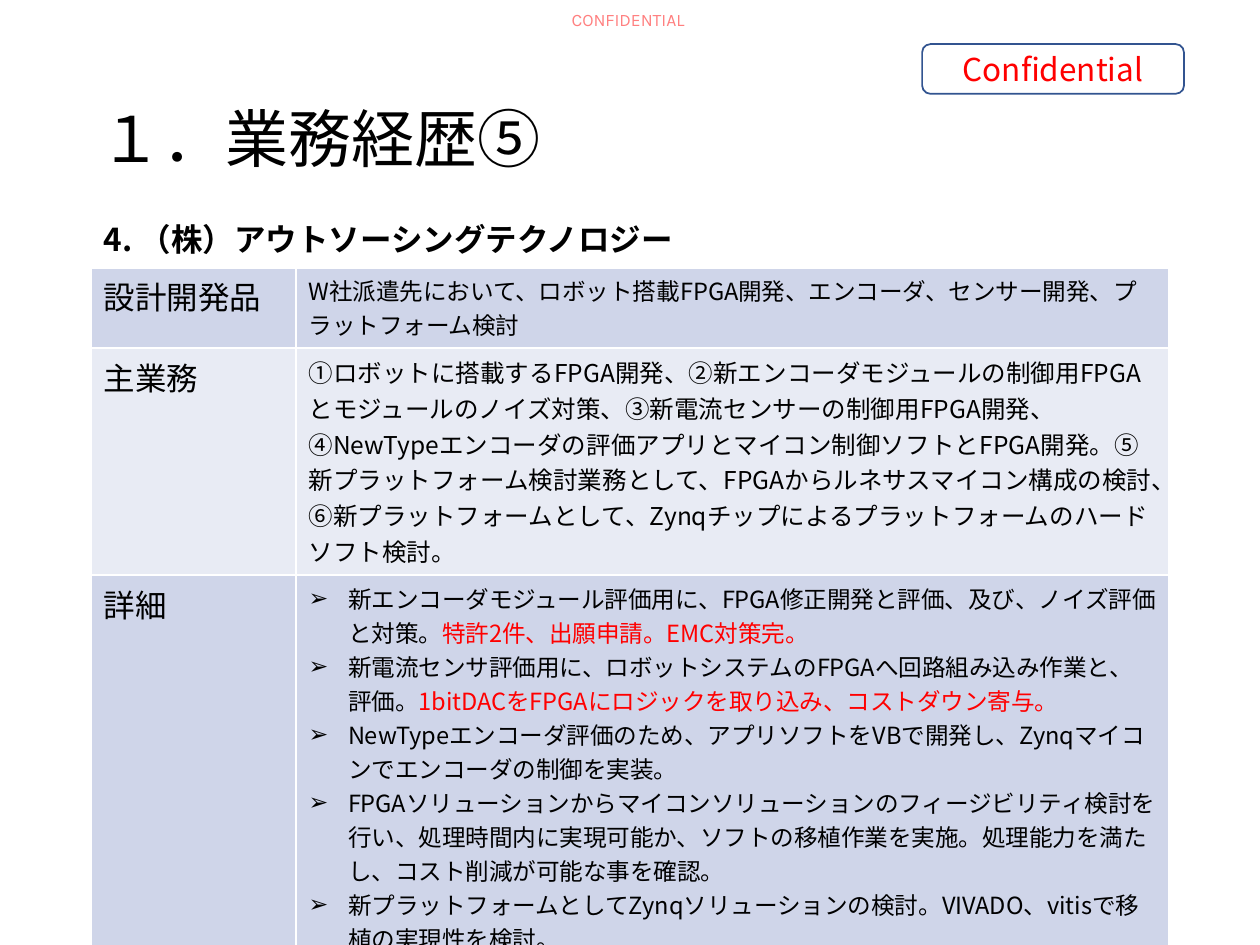
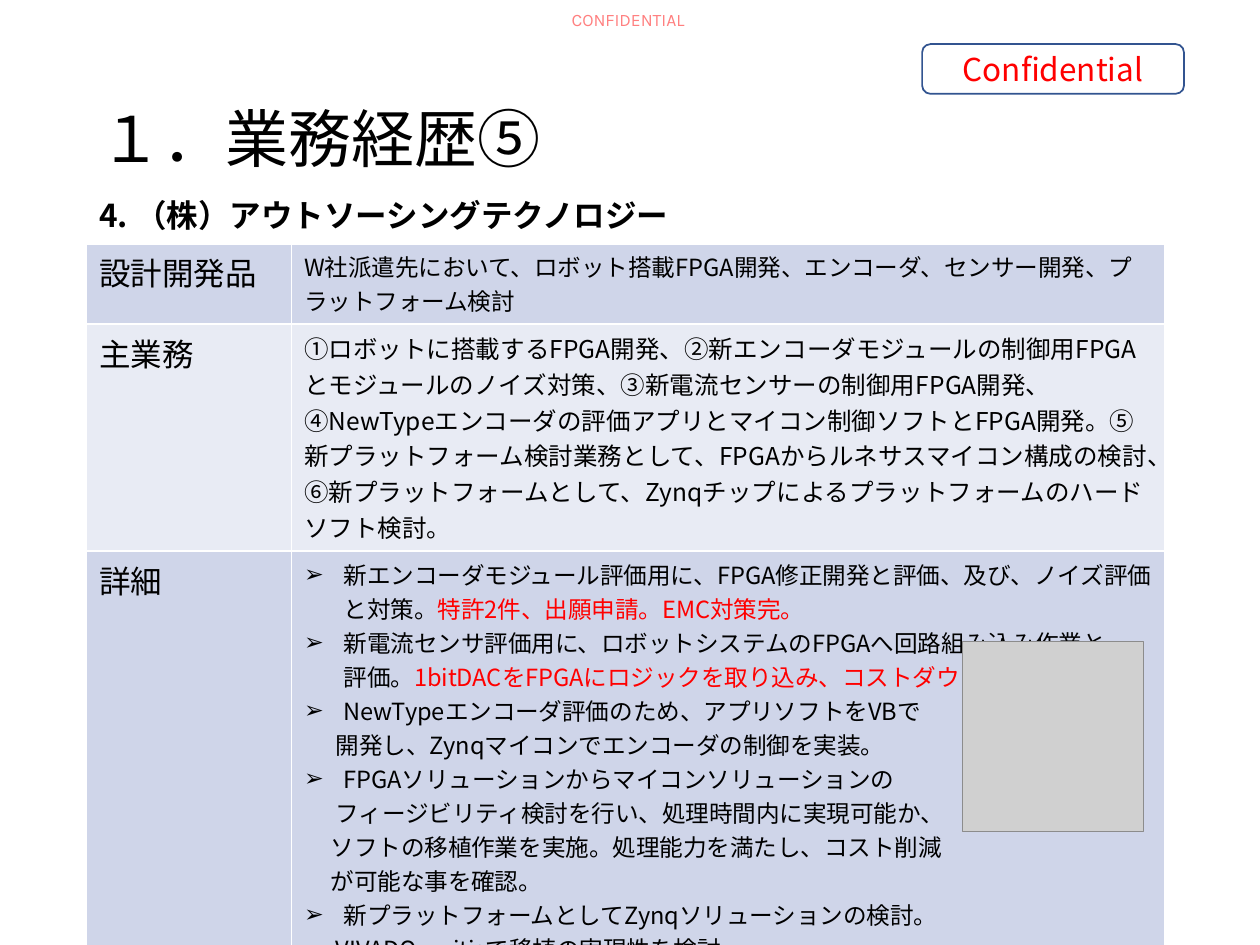
Before and after one commit to HiroyaIto/sansen, a slide deck: slide 6 of 経歴紹介 伊藤浩也20260525A.pptx. Drawn at 1260x945 pixels with LibreOffice and Linux fonts; fonts in the diff are those of the drawing; grey boxes stand for pictures. Boxes give left, top, right and bottom in pixels: in the first picture for what was removed or moved away, otherwise in the second. Text is boxed around its words. In the diff, an @@ line names an element or a change of style, - is before the commit and + after.

Commit message:
20260527

```diff
--- a/経歴紹介 伊藤浩也20260525A.pptx
+++ b/経歴紹介 伊藤浩也20260525A.pptx
@@ table at (87, 185, 1165, 934) @@
-row 4, column 2: 新エンコーダモジュール評価用に、FPGA修正開発と評価、及び、ノイズ評価と対策。特許2件、出願申請。EMC対策完。 / 新電流センサ評価用に、ロボットシステムのFPGAへ回路組み込み作業と、評価。1bitDACをFPGAにロジックを取り込み、コストダウン寄与。 / NewTypeエンコーダ評価のため、アプリソフトをVBで開発し、Zynqマイコンでエンコーダの制御を実装。 / FPGAソリューションからマイコンソリューションのフィージビリティ検討を行い、処理時間内に実現可能か、ソフトの移植作業を実施。処理能力を満たし、コスト削減が可能な事を確認。 / 新プラットフォームとしてZynqソリューションの検討。VIVADO、vitisで移植の実現性を検討。
+row 4, column 2: 新エンコーダモジュール評価用に、FPGA修正開発と評価、及び、ノイズ評価と対策。特許2件、出願申請。EMC対策完。 / 新電流センサ評価用に、ロボットシステムのFPGAへ回路組み込み作業と、評価。1bitDACをFPGAにロジックを取り込み、コストダウン寄与。 / NewTypeエンコーダ評価のため、アプリソフトをVBで / 開発し、Zynqマイコンでエンコーダの制御を実装。 / FPGAソリューションからマイコンソリューションの / フィージビリティ検討を行い、処理時間内に実現可能か、 / ソフトの移植作業を実施。処理能力を満たし、コスト削減 / が可能な事を確認。 / 新プラットフォームとしてZynqソリューションの検討。 / VIVADO、vitisで移植の実現性を検討。
@@ table: place and size @@
-table at (91, 209, 1169, 924)
+table at (87, 185, 1165, 934)
@@ picture added at (963, 641, 1144, 832) @@
```
Also in this commit, not shown: 1 other slide changed.
